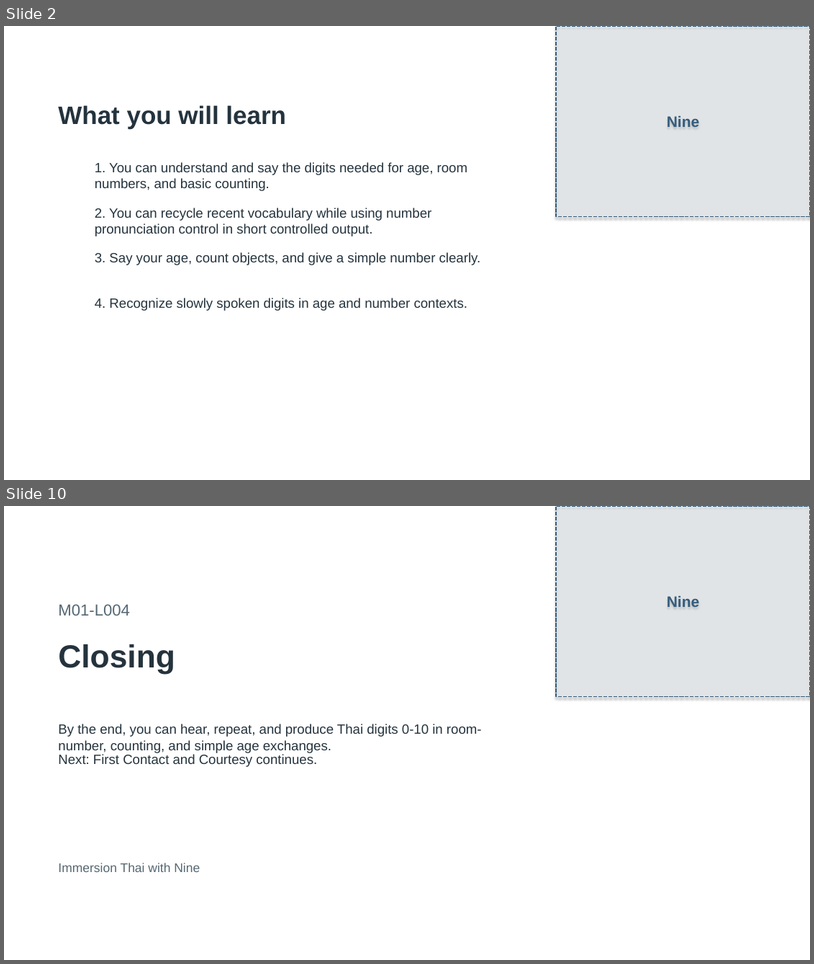
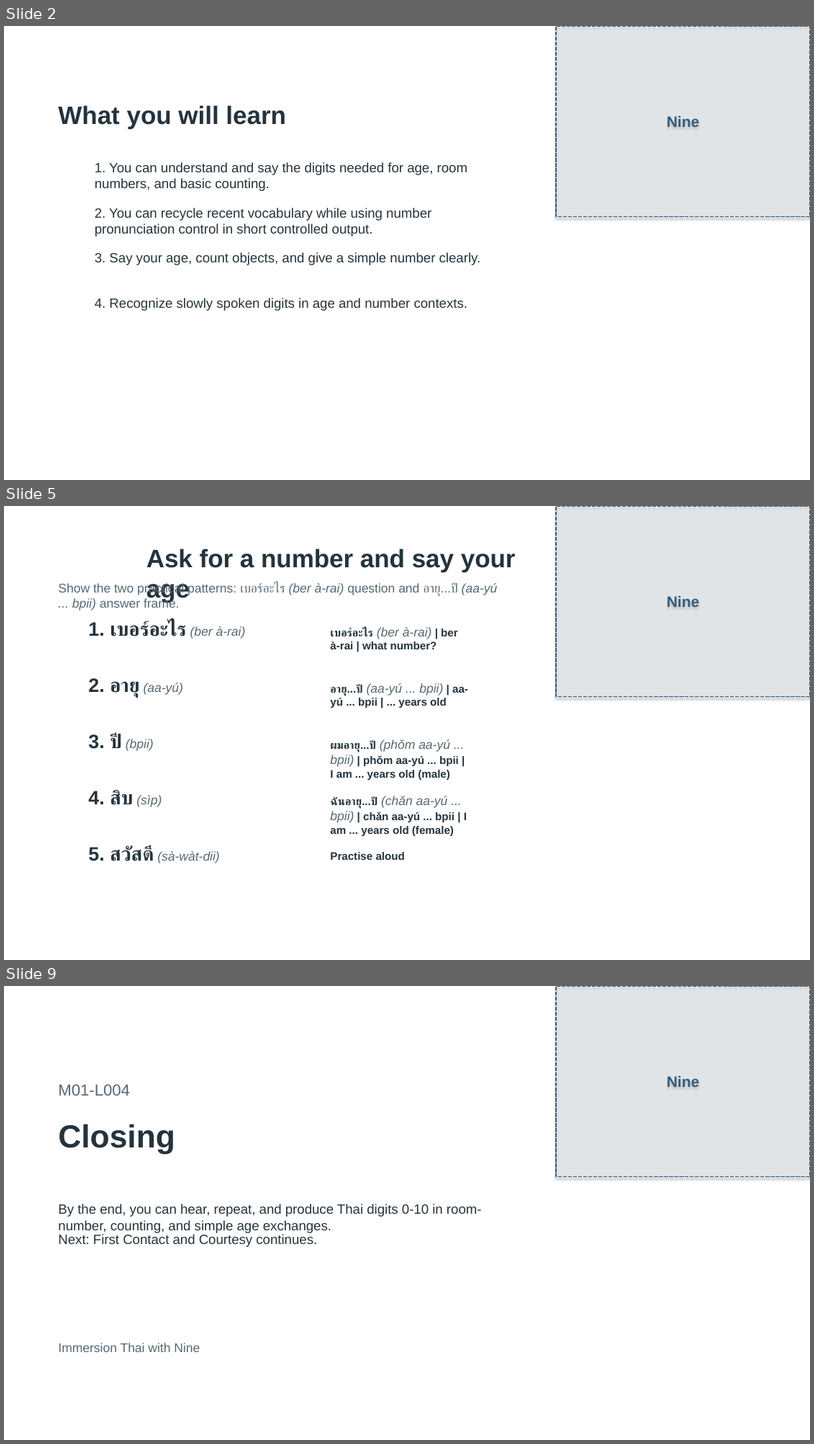
Before and after one commit to OTFTCS/thai-nine, a slide deck: course/modules/M01/L004/M01-L004-canva-deck.pptx. Shown one above the other, each under a label of ours: slides 2 and 10 before the commit, slides 2, 5 and 9 after it; the slides between them are not shown. The pictures are 814x964 and 814x1444 pixels, drawn with LibreOffice and Linux fonts; fonts in the diff are those of the drawing; background and template pictures are left out. Boxes give left, top, right and bottom in pixels: in the first picture for what was removed or moved away, otherwise in the second. Text is boxed around its words. In the diff, an @@ line names an element or a change of style, - is before the commit and + after.

```diff
--- a/course/modules/M01/L004/M01-L004-canva-deck.pptx
+++ b/course/modules/M01/L004/M01-L004-canva-deck.pptx
@@ slide 5 added at <box>4,506,810,960</box>, background picture (left out) @@
@@ rectangle added at <box>556,506,810,697</box>, fill #DBE7EC at 30% opacity, outline #355C7D 1.5 pt dashed, 18 pt, text #355C7D, bold @@
+Nine
@@ text added at <box>52,548,132,569</box>, 12 pt, text #FFFFFF, bold @@
+Section 3
@@ text added at <box>147,548,516,602</box>, 30 pt, text #24333D, bold @@
+Ask for a number and say your age
@@ text added at <box>58,583,498,610</box>, 15 pt, text #566873 @@
+Show the two practical patterns: เบอร์อะไร (ber à-rai) question and อายุ...ปี (aa-yú ... bpii) answer frame.
@@ text added at <box>88,620,246,638</box>, 23 pt, text #24333D, bold @@
+1. เบอร์อะไร (ber à-rai)
@@ text added at <box>330,627,458,649</box>, 13 pt, text #24333D, bold @@
+เบอร์อะไร (ber à-rai) | ber à-rai | what number?
@@ text added at <box>88,678,183,697</box>, 15 pt, text #566873, italic @@
+2. อายุ (aa-yú)
@@ text added at <box>330,683,468,708</box>, 13 pt, text #24333D, bold @@
+อายุ...ปี (aa-yú ... bpii) | aa-yú ... bpii | ... years old
@@ text added at <box>88,734,154,751</box>, 15 pt, text #566873, italic @@
+3. ปี (bpii)
@@ text added at <box>330,739,459,780</box>, 13 pt, text #24333D, bold @@
+ผมอายุ...ปี (phǒm aa-yú ... bpii) | phǒm aa-yú ... bpii | I am ... years old (male)
@@ text added at <box>88,790,162,807</box>, 23 pt, text #24333D, bold @@
+4. สิบ (sìp)
@@ text added at <box>330,795,467,836</box>, 13 pt, text #24333D, bold @@
+ฉันอายุ...ปี (chǎn aa-yú ... bpii) | chǎn aa-yú ... bpii | I am ... years old (female)
@@ text added at <box>88,846,219,863</box>, 15 pt, text #566873, italic @@
+5. สวัสดี (sà-wàt-dii)
@@ text added at <box>330,852,405,860</box>, 13 pt, text #24333D, bold @@
+Practise aloud
@@ what was slide 10 is now slide 9 @@
```
Also in this commit, not shown: 4 slides changed, 1 other slide added, 3 slides removed, 7 other files.
